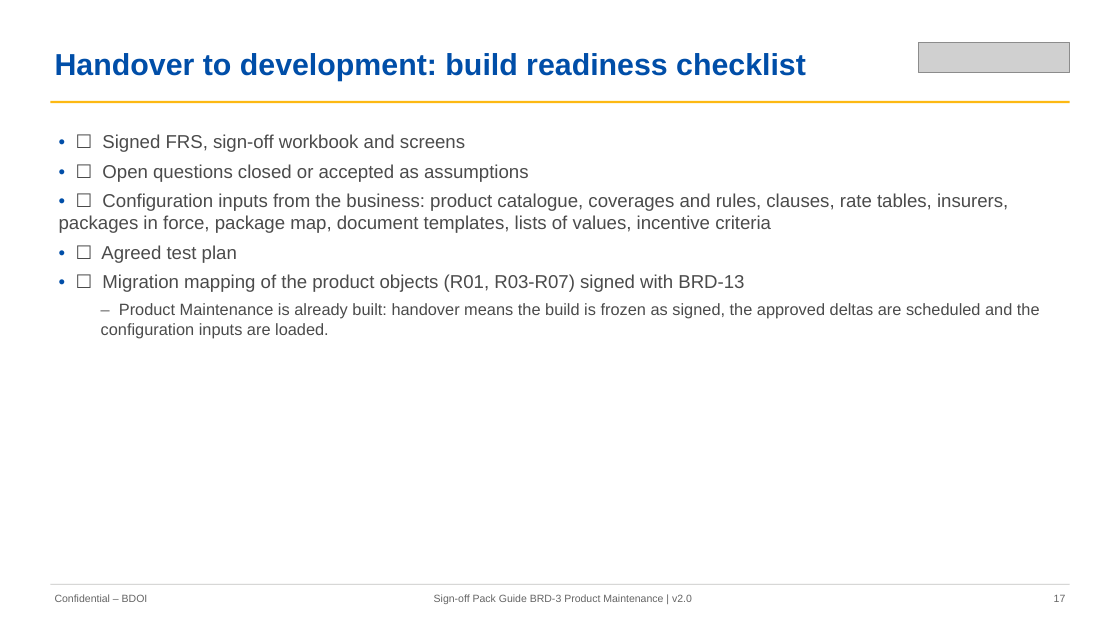
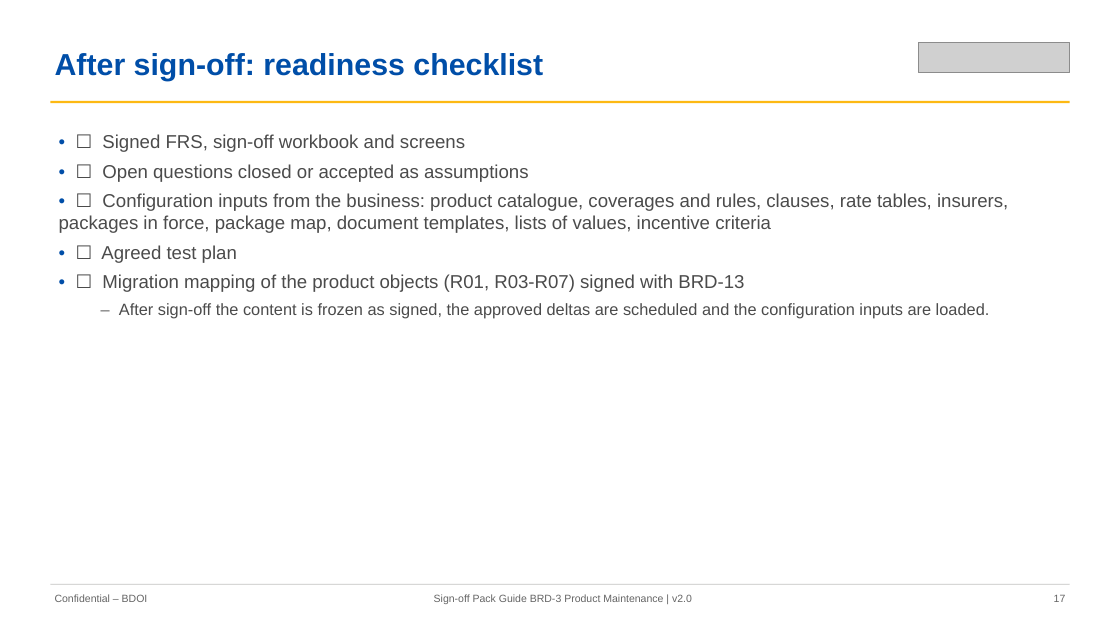
Before and after one commit to IortaTexhNXT-DEV/FinVerse, a slide deck: slide 17 of docs/deliverables/out/Drop-0_Setup_and_Data_Migration/BRD-03_Product_Maintenance/01_BIBS_GuideDeck_BRD-03_Product_Maintenance_v2.0.pptx. Drawn at 1120x630 pixels with LibreOffice and Linux fonts; fonts in the diff are those of the drawing; grey boxes stand for pictures. Boxes give left, top, right and bottom in pixels: in the first picture for what was removed or moved away, otherwise in the second. Text is boxed around its words. In the diff, an @@ line names an element or a change of style, - is before the commit and + after.

Commit message:
Rebuild the BRD-01, BRD-03 and BRD-11 sign-off sets v2.0 (00-06) with the retaken screenshots; record names in words in the not found messages read from the code; BRD-12 personas in the BRD-11 role matrix

```diff
--- a/docs/deliverables/out/Drop-0_Setup_and_Data_Migration/BRD-03_Product_Maintenance/01_BIBS_GuideDeck_BRD-03_Product_Maintenance_v2.0.pptx
+++ b/docs/deliverables/out/Drop-0_Setup_and_Data_Migration/BRD-03_Product_Maintenance/01_BIBS_GuideDeck_BRD-03_Product_Maintenance_v2.0.pptx
@@ text at <box>55,53,543,81</box>: text changed @@
-Handover to development: build readiness checklist
+After sign-off: readiness checklist
@@ text at <box>119,303,990,319</box>: text changed @@
-  – Product Maintenance is already built: handover means the build is frozen as signed, the approved deltas are scheduled and the configuration inputs are loaded.
+  – After sign-off the content is frozen as signed, the approved deltas are scheduled and the configuration inputs are loaded.
```
Also in this commit, not shown: 10 other slides changed, 30 other files.
